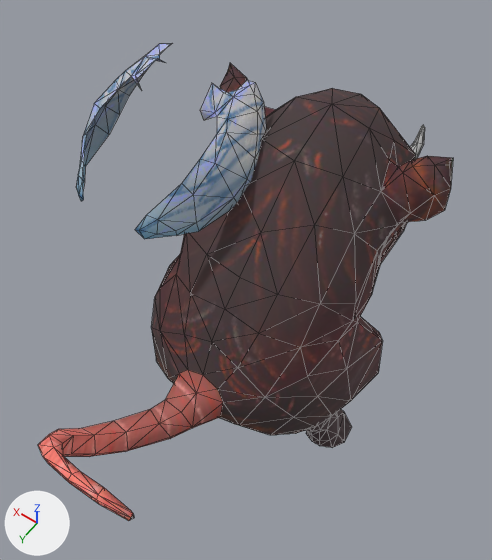
The FBX model Assets/FBX/Cinghiale.FBX as it was, and as the next commit left it.
One viewpoint serves both versions: a 50 mm camera at (-0.98, 1.57, 2.2) aimed at (0.13, 0.03, -0.22). Lighting does not change. The marker at lower left points along +X, +Y and +Z. Mesh edges are drawn as thin lines. Where no turn or scale is listed for an object, it has been applied to the vertices.
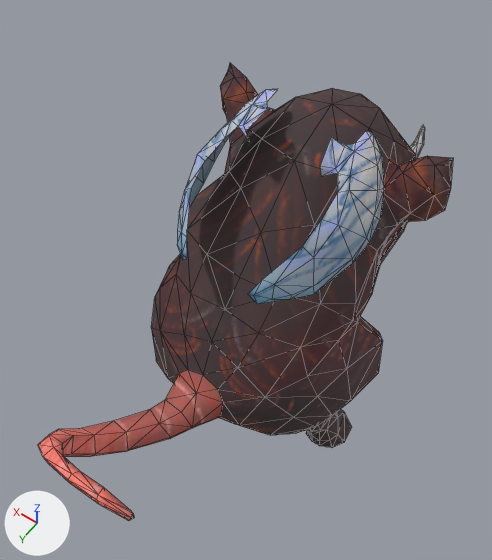
What the commit changed:
Object 'Object001' (ob_object001) moves from (0.373, -0.072, 0.626) to (-0.15, -0.072, 0.626).
Object 'Object002' (ob_object002) moves from (0.655, -0.064, 0.626) to (0.133, -0.064, 0.626).

Boxes [x1, y1, x2, y2] around the edits, measured in the pictures (492 x 560 px):
'Object001', moved
    before: [135, 80, 267, 239]
    after: [248, 131, 384, 304]
'Object002', moved
    before: [76, 43, 172, 201]
    after: [177, 89, 278, 259]
